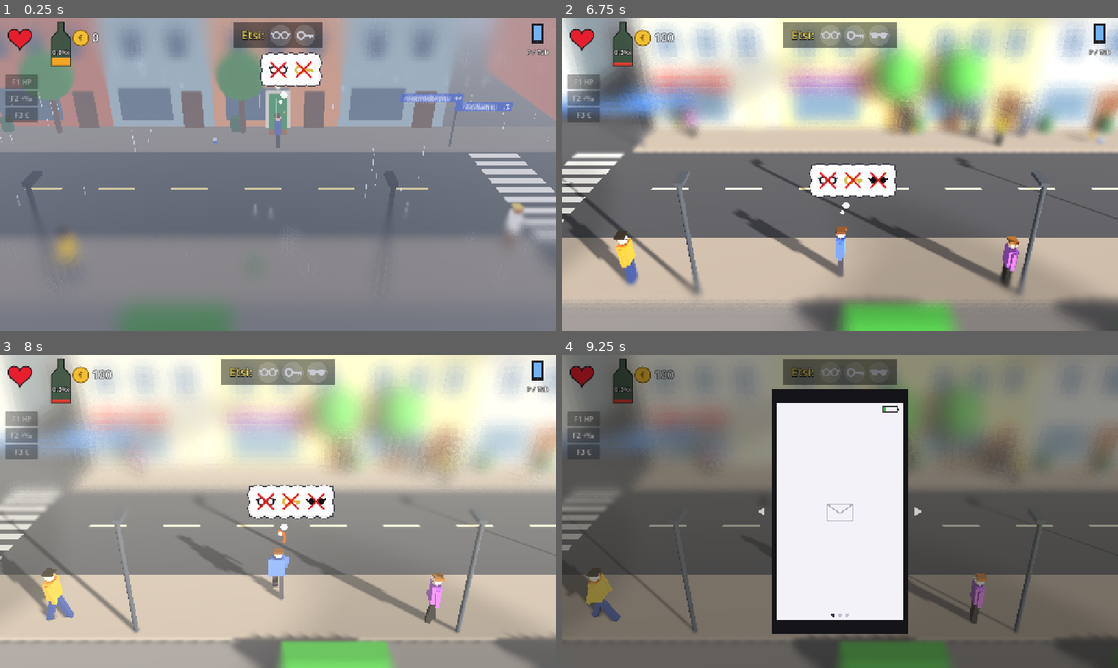
Above: before the commit, frames 1-4 (two rows, left to right).
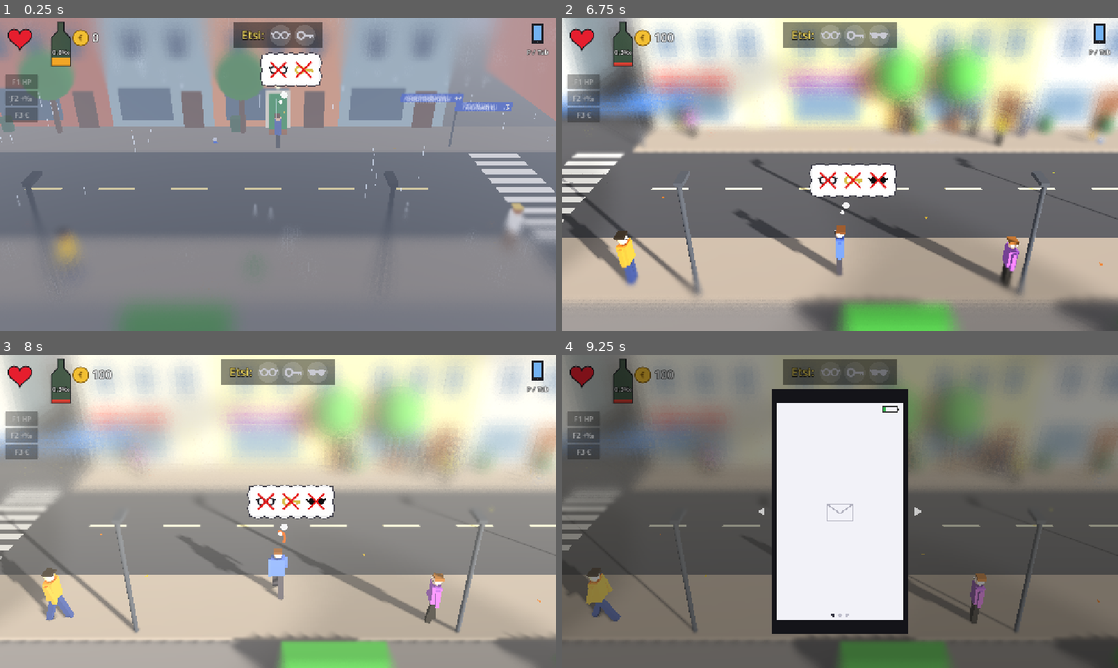
Above: after the commit, the same moments.

Repository: Ecculi/GoodMorningMoonshine
Game: Godot game, scene res://scenes/main.tscn
Two runs of this game, one before a commit and one after it. Both use one fixed random seed, a clock stepped at 60 frames per second and the inputs below.
Inputs (mouse positions are in pixels of both pictures, inside the frame that each line leads up to):
- Up to frame 1 (0.25 s): no input
- Up to frame 2 (6.75 s): click "F1 HP" at 0.5 s; click "F2 +‰" at 1.25 s; click "F3 €" at 2 s; tap Enter at 2.75, 5.85, 6.5 s; move the mouse to (812, 237) at 2.77 s; hold Up (move_up) 2.78-3.5 s; hold Space (action) 2.78-3.5 s; click (812, 237) at 2.92 s; drag from (1006, 221) to (812, 237) at 3.52 s; tap Space (action) at 4.25 s; move the mouse to (673, 127) at 4.27 s; hold Left (move_left) 4.28-5 s; hold Space (action) 4.28-5 s; tap P (phone) at 4.35 s; drag from (867, 174) to (673, 127) at 5.02 s; move the mouse to (756, 96) at 5.77 s; hold Down (move_down) 5.78-6.5 s; hold Space (action) 5.78-6.5 s; drag from (962, 158) to (756, 96) at 6.52 s
- Up to frame 3 (8 s): move the mouse to (166, 527) at 7.27 s; hold Up (move_up) from 7.28 s (still down); hold Space (action) from 7.28 s (still down); click (166, 527) at 7.42 s
- Up to frame 4 (9.25 s): release Up (move_up) at 8 s; release Space (action) at 8 s; drag from (895, 442) to (728, 527) at 8.02 s; move the mouse to (812, 574) at 8.77 s; hold Right (move_right) from 8.78 s (still down); hold Space (action) from 8.78 s (still down); tap P (phone) at 8.85 s

The runs differ from the first frame. In frame 1, less than 0.1% of the frame differs, in the area x 23-100%, y 36-42%; in frame 2, less than 0.1%, in the area x 18-98%, y 49-83%; in frame 3, less than 0.1%; in frame 4, less than 0.1%.

Commit message:
Hangover vs cold shakes, held-item hint, thrown hits knock out, wind-blown leaves
- Hangover shakes: slow uneven tremor with jerks and a pale green face;
  strength from yesterday's peak per mille. Cold: fast fine shivering,
  arms hugging the body, bluish face, breath puffs.
- Picking something up shows for 5 s what the button does with it.
- A thrown bottle (60 %) or full energy can (40 %) knocks a person out
  for 3-5 s; they get up angry.
- Leaves blown by gusty wind: skitter on the ground, lift in strong
  gusts, fall with a pendulum swing, small heaps whirl up together.
  Wet and heavy in rain, none under snow.

Co-Authored-By: Claude Opus 5.5 <noreply@anthropic.com>
Claude-Session: https://claude.ai/code/session_014p1PeeGbmYxJmsVU4HYhz4

Diff:
--- a/localization/strings.csv
+++ b/localization/strings.csv
@@ -18,3 +18,10 @@
 HICCUP,hik!
 SLEEP_TIRED,Nukahti väsymykseen
 SLEEP_FELL,Kaatui ja jäi siihen nukkumaan
+HINT_KEY,Välilyönti
+HINT_KEY_TOUCH,Iso nappi
+HINT_HOLD,Pidä pohjassa
+ACT_PUNCH,lyö
+ACT_DRINK,juo
+ACT_EAT,syö
+ACT_THROW,heitä
--- a/scripts/game_state.gd
+++ b/scripts/game_state.gd
@@ -24,6 +24,10 @@
 const PROMILLE_DECAY := 0.0135
 const RUN_DECAY_MULT := 1.6
 const DRINK_AMOUNT := 0.4
+## Highest per mille today and yesterday: yesterday's peak sets how bad
+## the hangover shakes are. The first morning follows a big night.
+var today_max := PROMILLE_START
+var yesterday_max := 2.2
 ## Health per 1.0 per mille drunk (beer +7, spirits +18).
 const DRINK_HEALTH := 30.0
 ## Share of damage that being drunk numbs away at 2.0 per mille and above.
@@ -247,6 +251,16 @@
 	return CHARGE_TIME_SCALE if charging and focus_t <= 0.0 else 1.0
 
 
+## Hangover shakes 0..1: only below the hangover limit, stronger the
+## bigger yesterday's peak was and the soberer you are now.
+func hangover_shake() -> float:
+	if promille >= PROMILLE_HANGOVER:
+		return 0.0
+	var peak := clampf((yesterday_max - 0.8) / 2.4, 0.15, 1.0)
+	var sober := clampf((PROMILLE_HANGOVER - promille) / PROMILLE_HANGOVER, 0.0, 1.0)
+	return peak * lerpf(0.5, 1.0, sober)
+
+
 func caffeinate(awake: float) -> void:
 	tired = maxf(0.0, tired - awake)
 	caffeine += 1.0
@@ -259,6 +273,7 @@
 	if hunger >= HUNGER_EMPTY_STOMACH:
 		amount *= 1.4
 	promille += amount
+	today_max = maxf(today_max, promille)
 	# A drink brings health back too (more from stronger stuff).
 	health = minf(100.0, health + amount * DRINK_HEALTH)
 	return amount
@@ -359,6 +374,8 @@
 func new_game() -> void:
 	day = 1
 	promille = PROMILLE_START
+	today_max = PROMILLE_START
+	yesterday_max = 2.2
 	health = 100.0
 	money = 0
 	confiscated = -1
@@ -392,6 +409,7 @@
 ## A short or bad sleep leaves more alcohol in the blood and heals less.
 func new_day() -> void:
 	var at_sleep := promille
+	yesterday_max = maxf(today_max, at_sleep)
 	day += 1
 	match sleep_place:
 		"home":
@@ -426,6 +444,7 @@
 	cold = {"home": 10.0, "friend": 15.0, "jail": 30.0}.get(sleep_place, 50.0)
 	# Sleeping always burns alcohol and makes you hungry.
 	promille = maxf(minf(promille, at_sleep - SLEEP_MIN_DROP), MORNING_MIN_PROMILLE)
+	today_max = promille
 	var cold_night := sleep_place == "street" or sleep_place == "basement" or sleep_place == "stairs"
 	hunger = minf(100.0, hunger + HUNGER_SLEEP + (8.0 if cold_night else 0.0))
 	clock_min = DAY_START_MIN
--- a/scripts/hud.gd
+++ b/scripts/hud.gd
@@ -167,6 +167,7 @@
 	_draw_coin(Vector2(186, 46), GameState.money, font)
 	_draw_phone_icon(vs, font)
 	_draw_charge()
+	_draw_hand_hint(font)
 	_draw_head_heart(delta_draw())
 	_draw_arrest()
 	_draw_lost_list(vs)
@@ -265,6 +266,27 @@
 	draw_arc(sp, 34.0, 0, TAU, 40, Color(0, 0, 0, 0.35), 7.0, true)
 	var col := Color(0.25, 0.45, 1.0) if int(Time.get_ticks_msec() / 150) % 2 == 0 else Color(1.0, 0.25, 0.25)
 	draw_arc(sp, 34.0, -PI * 0.5, -PI * 0.5 + TAU * main.arrest, 40, col, 7.0, true)
+
+
+## Held item: what a short press and a hold do, above the head for a few
+## seconds after picking it up.
+func _draw_hand_hint(font: Font) -> void:
+	if main == null or main.player == null or mode != "" or GameState.modal != "":
+		return
+	var pl = main.player
+	if pl.hand_item == null or pl.hand_hint_t <= 0.0 or pl.is_aiming():
+		return
+	var p: Vector3 = pl.global_position + Vector3(0, 2.75, 0)
+	if main.camera.is_position_behind(p):
+		return
+	var sp: Vector2 = main.camera.unproject_position(p)
+	var a := clampf(pl.hand_hint_t, 0.0, 1.0)
+	var key := tr("HINT_KEY_TOUCH") if DisplayServer.is_touchscreen_available() else tr("HINT_KEY")
+	var lines := ["%s: %s" % [key, tr(pl.hand_short_action_key())], "%s: %s" % [tr("HINT_HOLD"), tr("ACT_THROW")]]
+	for i in lines.size():
+		var pos := sp + Vector2(-150, -22 + i * 22)
+		draw_string_outline(font, pos, lines[i], HORIZONTAL_ALIGNMENT_CENTER, 300, 17, 5, Color(0, 0, 0, a))
+		draw_string(font, pos, lines[i], HORIZONTAL_ALIGNMENT_CENTER, 300, 17, Color(1, 1, 1, a))
 
 
 func delta_draw() -> float:
--- /dev/null
+++ b/scripts/leaves.gd
@@ -0,0 +1,302 @@
+extends Node3D
+## Leaves blown about by the wind in the current block.
+##
+## - The wind has a slowly changing base along the street plus gusts that
+##   build up and die away.
+## - Leaves lying on the ground skitter along when the wind picks up and
+##   lift off in a strong gust.
+## - Airborne leaves fall slowly with the classic "falling leaf" swing:
+##   side to side like a pendulum, slowing at each end of the swing and
+##   tilting with it, and tumble in strong wind.
+## - Now and then a gust lifts a small heap of leaves together and swirls
+##   it along.
+## Leaves move only while game time runs (GameState.world_dt). Rain makes
+## them wet and heavy; under snow there are none.
+
+const CityMap = preload("res://scripts/city_map.gd")
+
+const X_MIN := -27.0
+const X_MAX := 27.0
+const Z_MIN := -7.8
+const Z_MAX := 5.6
+const GROUND_LEAVES := 26
+const SIDEWALK_Y := 0.12
+const GRAVITY := 9.8
+## Air drag: horizontal (leaves follow the wind quickly) and vertical
+## (keeps the fall slow, about 1 m/s).
+const DRAG_H := 2.2
+const DRAG_V := 7.5
+const COLORS := [Color(0.85, 0.55, 0.12), Color(0.75, 0.3, 0.1), Color(0.92, 0.75, 0.2),
+	Color(0.55, 0.32, 0.12), Color(0.68, 0.18, 0.08), Color(0.6, 0.55, 0.2)]
+
+var seg := Vector3i.ZERO
+var _leaves: Array = []
+var _rng := RandomNumberGenerator.new()
+var _t := 0.0
+## Base wind along the street (m/s), drifting slowly.
+var _base := 1.0
+var _base_target := 1.0
+var _base_cd := 0.0
+## Current gust: strength (m/s) and its life.
+var _gust := 0.0
+var _gust_peak := 0.0
+var _gust_t := 0.0
+var _gust_len := 0.0
+var _gust_cd := 4.0
+var _wet := false
+## No leaves at all (snow).
+var _off := false
+
+
+func setup(segment: Vector3i, weather: String) -> void:
+	seg = segment
+	_rng.seed = CityMap.seed_of(seg) ^ hash(GameState.day)
+	if weather == "snow":
+		_off = true  # covered by snow
+		return
+	_wet = weather == "rain"
+	_base = _rng.randf_range(-1.5, 1.5)
+	_base_target = _base
+	for i in GROUND_LEAVES:
+		var p := Vector3(_rng.randf_range(X_MIN, X_MAX), 0.0, _rng.randf_range(Z_MIN, Z_MAX))
+		# Leaves gather by the walls and the curbs.
+		if _rng.randf() < 0.5:
+			p.z = [-7.7, -5.1, 2.6, 5.5][_rng.randi() % 4] + _rng.randf_range(-0.15, 0.15)
+		p.y = _ground_y(p)
+		_add_leaf(p, false)
+
+
+func _add_leaf(p: Vector3, airborne: bool, vel := Vector3.ZERO) -> Dictionary:
+	var mi := MeshInstance3D.new()
+	var qm := QuadMesh.new()
+	var s := _rng.randf_range(0.08, 0.14)
+	qm.size = Vector2(s, s * 0.75)
+	mi.mesh = qm
+	var m := StandardMaterial3D.new()
+	var c: Color = COLORS[_rng.randi() % COLORS.size()]
+	if _wet:
+		c = c.darkened(0.3)
+	m.albedo_color = c.lerp(Color(0.5, 0.35, 0.15), _rng.randf_range(0.0, 0.3))
+	m.cull_mode = BaseMaterial3D.CULL_DISABLED
+	m.roughness = 0.9
+	mi.material_override = m
+	add_child(mi)
+	var lf := {
+		"mi": mi, "pos": p, "vel": vel, "air": airborne,
+		"yaw": _rng.randf_range(0.0, TAU),
+		"pitch": 0.0, "roll": 0.0,
+		# Swing (falling-leaf pendulum).
+		"phase": _rng.randf_range(0.0, TAU),
+		"freq": _rng.randf_range(2.2, 3.6),
+		"amp": _rng.randf_range(0.5, 1.1),
+		"swing": Vector2.from_angle(_rng.randf_range(0.0, TAU)),
+		"spin": _rng.randf_range(-3.0, 3.0),
+		# Wind speed it takes to move / lift this leaf (heavier when wet).
+		"slide_at": _rng.randf_range(1.8, 3.0) * (2.0 if _wet else 1.0),
+		"lift_at": _rng.randf_range(4.0, 6.0) * (2.0 if _wet else 1.0),
+		# Swirl around the centre of a blown heap.
+		"swirl": Vector3.ZERO, "swirl_t": 0.0,
+	}
+	_leaves.append(lf)
+	_apply(lf)
+	return lf
+
+
+func _ground_y(p: Vector3) -> float:
+	var ax := absf(p.x)
+	var far := p.z < -5.0
+	var near := p.z > 2.5 and p.z < 5.8
+	if not far and not near:
+		return 0.0
+	if ax < 16.0 or ax > 23.0:
+		return SIDEWALK_Y
+	# In a crossing the sidewalk is there only where the crossing street ends.
+	if far and not CityMap.can_turn(seg, p.x > 0.0, true):
+		return SIDEWALK_Y
+	if near and not CityMap.can_turn(seg, p.x > 0.0, false):
+		return SIDEWALK_Y
+	return 0.0
+
+
+## Wind at a point: base + gust, with a little variation along the street
+## so neighbouring leaves don't move in lockstep.
+func _wind(p: Vector3) -> Vector3:
+	var w := _base + _gust
+	var wobble := sin(_t * 0.7 + p.x * 0.35) * 0.4 + sin(_t * 1.9 + p.z * 0.8) * 0.25
+	var side := sin(_t * 0.5 + p.x * 0.2) * 0.35 * absf(w)
+	return Vector3(w * (1.0 + wobble * 0.3) + wobble, 0.0, side)
+
+
+func _process(_delta: float) -> void:
+	var dt: float = GameState.world_dt
+	if dt <= 0.0 or _off:
+		return
+	dt = minf(dt, 0.05)
+	_t += dt
+	_update_wind(dt)
+	for lf in _leaves:
+		if lf["air"]:
+			_fly(lf, dt)
+		else:
+			_on_ground(lf, dt)
+		_wrap(lf)
+		_apply(lf)
+
+
+func _update_wind(dt: float) -> void:
+	_base_cd -= dt
+	if _base_cd <= 0.0:
+		_base_cd = _rng.randf_range(6.0, 14.0)
+		# Mostly keeps its direction, sometimes turns.
+		var dir := signf(_base_target) if _rng.randf() < 0.8 else -signf(_base_target)
+		if dir == 0.0:
+			dir = 1.0
+		_base_target = dir * _rng.randf_range(0.3, 2.0)
+	_base = move_toward(_base, _base_target, dt * 0.25)
+	if _gust_len > 0.0:
+		# Rise quickly (first quarter), fade out slowly.
+		_gust_t += dt
+		var k := _gust_t / _gust_len
+		var env := k / 0.25 if k < 0.25 else 1.0 - (k - 0.25) / 0.75
+		_gust = signf(_base if _base != 0.0 else 1.0) * _gust_peak * clampf(env, 0.0, 1.0)
+		if _gust_t >= _gust_len:
+			_gust_len = 0.0
+			_gust = 0.0
+	else:
+		_gust_cd -= dt
+		if _gust_cd <= 0.0:
+			_gust_cd = _rng.randf_range(5.0, 12.0)
+			_gust_len = _rng.randf_range(2.0, 4.0)
+			_gust_t = 0.0
+			_gust_peak = _rng.randf_range(3.0, 7.5)
+			if not _wet and _rng.randf() < 0.45:
+				_blow_heap()
+
+
+## A small heap of leaves whirled up together by a gust, coming in from
+## the upwind side of the view or rising from the ground.
+func _blow_heap() -> void:
+	var up := signf(_base if _base != 0.0 else 1.0)
+	var cam_x: float = 0.0
+	var main = get_parent().get_parent() if get_parent() != null else null
+	if main != null and main.get("player") != null:
+		cam_x = main.player.position.x
+	var c := Vector3(clampf(cam_x - up * _rng.randf_range(6.0, 11.0), X_MIN, X_MAX), 0.0,
+		[-7.4, -5.3, 2.8, 5.2][_rng.randi() % 4])
+	c.y = _ground_y(c)
+	var n := _rng.randi_range(5, 9)
+	var swirl_dir := 1.0 if _rng.randf() < 0.5 else -1.0
+	for i in n:
+		var p := c + Vector3(_rng.randf_range(-0.35, 0.35), _rng.randf_range(0.0, 0.25), _rng.randf_range(-0.3, 0.3))
+		var v := Vector3(up * _rng.randf_range(1.5, 3.0), _rng.randf_range(2.0, 3.5), _rng.randf_range(-0.4, 0.4))
+		var lf := _add_leaf(p, true, v)
+		lf["swirl"] = c
+		lf["swirl_t"] = _rng.randf_range(1.5, 2.5) * swirl_dir
+	# Don't let leaves pile up forever: drop the oldest ground ones.
+	while _leaves.size() > GROUND_LEAVES + 24:
+		var old: Dictionary = _leaves.pop_front()
+		old["mi"].queue_free()
+
+
+func _fly(lf: Dictionary, dt: float) -> void:
+	var p: Vector3 = lf["pos"]
+	var v: Vector3 = lf["vel"]
+	var w := _wind(p)
+	var wind_speed := absf(w.x)
+	# Pendulum swing: horizontal velocity along the swing direction, the
+	# fall speeds up through the middle of the swing and slows at the ends.
+	lf["phase"] += dt * lf["freq"]
+	var osc := sin(lf["phase"])
+	var amp: float = lf["amp"] / (1.0 + wind_speed * 0.25)
+	var sw: Vector2 = lf["swing"]
+	var swing_v := Vector3(sw.x, 0.0, sw.y) * osc * amp
+	var target := w + swing_v
+	# Drag towards the wind (and the swing), gravity against vertical drag.
+	v.x += (target.x - v.x) * DRAG_H * dt
+	v.z += (target.z - v.z) * DRAG_H * dt
+	var fall := -GRAVITY / DRAG_V * (0.55 + 0.6 * absf(cos(lf["phase"])))
+	# Gusts lift a little (updraft at the front of a gust).
+	fall += clampf(_gust * 0.08, 0.0, 0.6) * (1.0 if _gust_t < _gust_len * 0.3 else 0.0)
+	v.y += (fall - v.y) * DRAG_V * dt * 0.5
+	# A blown heap swirls around its centre for a moment.
+	var st: float = lf["swirl_t"]
+	if absf(st) > 0.0:
+		var c: Vector3 = lf["swirl"]
+		c.x += w.x * dt
+		lf["swirl"] = c
+		var r := Vector2(p.x - c.x, p.z - c.z)
+		var tang := Vector2(-r.y, r.x).normalized() * signf(st) * 1.6
+		v.x += tang.x * dt * 3.0
+		v.z += tang.y * dt * 3.0
+		st = move_toward(st, 0.0, dt)
+		lf["swirl_t"] = st
+	p += v * dt
+	# Tilt with the swing; tumble when the wind is strong.
+	lf["roll"] = osc * 0.9
+	lf["pitch"] += dt * lf["spin"] * (0.4 + wind_speed * 0.5)
+	lf["yaw"] += dt * lf["spin"] * 0.3
+	var gy := _ground_y(p)
+	if p.y <= gy + 0.005:
+		p.y = gy + 0.005
+		lf["air"] = false
+		v = Vector3.ZERO
+		# Lands flat, mostly face up.
+		lf["pitch"] = 0.0
+		lf["roll"] = 0.0
+		lf["swirl_t"] = 0.0
+	lf["pos"] = p
+	lf["vel"] = v
+
+
+func _on_ground(lf: Dictionary, dt: float) -> void:
+	var p: Vector3 = lf["pos"]
+	var v: Vector3 = lf["vel"]
+	var w := _wind(p)
+	var ws := w.length()
+	var slide_at: float = lf["slide_at"]
+	var lift_at: float = lf["lift_at"]
+	if ws > slide_at:
+		# Skitter along the ground in jerks, now and then flipping over.
+		var push := (ws - slide_at) * 0.45
+		v.x += (w.normalized().x * push - v.x) * 3.0 * dt
+		v.z += (w.normalized().z * push * 0.5 - v.z) * 3.0 * dt
+		if _rng.randf() < dt * 1.5:
+			v.x *= 1.8
+			lf["yaw"] += _rng.randf_range(-0.6, 0.6)
+		if _rng.randf() < dt * 0.8:
+			lf["roll"] = PI if lf["roll"] == 0.0 else 0.0  # flips
+		if ws > lift_at and _rng.randf() < dt * 1.2:
+			lf["air"] = true
+			v.y = _rng.randf_range(1.2, 2.8)
+			lf["phase"] = _rng.randf_range(0.0, TAU)
+	else:
+		v = v.move_toward(Vector3.ZERO, 4.0 * dt)
+	p.x += v.x * dt
+	p.z = clampf(p.z + v.z * dt, Z_MIN, Z_MAX)
+	# Over the curb: up onto the sidewalk or down onto the street.
+	p.y = _ground_y(p) + 0.005
+	lf["pos"] = p
+	lf["vel"] = v
+
+
+## Leaves blown out of the area come back from the upwind side, in the air.
+func _wrap(lf: Dictionary) -> void:
+	var p: Vector3 = lf["pos"]
+	if p.x > X_MAX or p.x < X_MIN:
+		var from_left := p.x > X_MAX
+		p.x = X_MIN + 0.5 if from_left else X_MAX - 0.5
+		p.z = _rng.randf_range(Z_MIN, Z_MAX)
+		p.y = _rng.randf_range(1.0, 3.5)
+		lf["air"] = true
+		lf["vel"] = Vector3(_wind(p).x, 0.0, 0.0)
+	p.z = clampf(p.z, Z_MIN, Z_MAX)
+	lf["pos"] = p
+
+
+func _apply(lf: Dictionary) -> void:
+	var mi: MeshInstance3D = lf["mi"]
+	mi.position = lf["pos"]
+	# Quad faces +Z: tip it flat (-90° about X), then yaw, swing and tumble.
+	var b := Basis(Vector3.UP, lf["yaw"]) * Basis(Vector3.FORWARD, lf["roll"]) \
+		* Basis(Vector3.RIGHT, lf["pitch"] - PI * 0.5)
+	mi.basis = b
--- a/scripts/main.gd
+++ b/scripts/main.gd
@@ -9,6 +9,7 @@
 const Item = preload("res://scripts/item.gd")
 const Hud = preload("res://scripts/hud.gd")
 const TouchControls = preload("res://scripts/touch_controls.gd")
+const Leaves = preload("res://scripts/leaves.gd")
 const CityMap = preload("res://scripts/city_map.gd")
 const BlockBuilder = preload("res://scripts/block_builder.gd")
 const LostItemNode = preload("res://scripts/lost_item_node.gd")
@@ -237,6 +238,10 @@
 	_cloud_sun_set = false
 	level = BlockBuilder.build(seg, GameState.home_x if seg == GameState.home_seg else INF, GameState.home_type)
 	add_child(level)
+	# Wind-blown leaves on the street.
+	var leaves = Leaves.new()
+	level.add_child(leaves)
+	leaves.setup(seg, GameState.weather)
 	player.position = pos
 	player.facing = facing
 	camera.position.x = clampf(pos.x, -10.0, 10.0)
--- a/scripts/npc.gd
+++ b/scripts/npc.gd
@@ -20,6 +20,13 @@
 ## A knocked-out passer-by lies this long (world time), then gets up and
 ## limps away out of the block. They never just vanish.
 const KO_TIME := 10.0
+## Hit by a hard thrown thing: chance to black out for a moment.
+const DAZE_CHANCE := {Item.Kind.BOTTLE: 0.6, Item.Kind.ENERGY: 0.4}
+const DAZE_TIME_MIN := 3.0
+const DAZE_TIME_MAX := 5.0
+var _ko_time := KO_TIME
+## True while out only briefly (thrown item): gets up and carries on.
+var _dazed := false
 const LEAVE_SPEED := 0.9
 const PICKPOCKET_CHANCE := 0.6
 const POLICE_SPEED := 3.4
@@ -163,7 +170,18 @@
 			if _ragdoll != null:
 				var t: Vector3 = _ragdoll.torso_position()
 				position = Vector3(t.x, 0.0, clampf(t.z, -7.4, 5.2))
-			if _timer > KO_TIME:
+			if _timer > _ko_time and _dazed:
+				# Came round after a thrown hit: back up and angry.
+				_dazed = false
+				_ko_time = KO_TIME
+				_end_ragdoll()
+				if role == "civ":
+					state = S.FIGHT
+					_mark.visible = true
+				else:
+					state = S.WALK
+					notice()
+			elif _timer > _ko_time:
 				if role == "civ":
 					# Face away from the player before rising, then limp off.
 					dir = 1 if position.x >= main.player.position.x else -1
@@ -341,6 +359,20 @@
 func hit_by_item(kind: int) -> void:
 	if state == S.KO:
 		return
+	# Hard things can knock them out for a moment.
+	if randf() < DAZE_CHANCE.get(kind, 0.0):
+		if kind == Item.Kind.BOTTLE:
+			hp -= 1
+		if hp <= 0:
+			take_hit(0, main.player)  # out for good: the usual knockout
+			return
+		var away := signf(position.x - main.player.position.x)
+		_dazed = true
+		_ko_time = randf_range(DAZE_TIME_MIN, DAZE_TIME_MAX)
+		main.popup("*", position + Vector3(0, 1.9, 0), Color(1, 0.9, 0.4))
+		_knock_out(Vector3(away * 2.0, 1.2, 0))
+		main.report_crime(position, false)
+		return
 	match kind:
 		Item.Kind.BOTTLE:
 			take_hit(1, main.player)
--- a/scripts/person_model.gd
+++ b/scripts/person_model.gd
@@ -34,7 +34,7 @@
 	leg_l = _limb(Vector3(0, 0.9, -0.1), Vector3(0.17, 0.88, 0.17), pants)
 	leg_r = _limb(Vector3(0, 0.9, 0.1), Vector3(0.17, 0.88, 0.17), pants)
 	_box(Vector3(0, 1.22, 0), Vector3(0.28, 0.64, 0.46), shirt)
-	_sphere(Vector3(0, 1.69, 0), 0.16, skin)
+	_head = _sphere(Vector3(0, 1.69, 0), 0.16, skin)
 	_box(Vector3(-0.03, 1.81, 0), Vector3(0.28, 0.08, 0.32), hair)
 	# Eyes (the face looks towards +X) and eyelids that close when tired.
 	for ez in [-0.065, 0.065]:
@@ -53,6 +53,9 @@
 ## flailing arms, bouncing). Returns the bounce height and backward lean
 ## so the owner can apply them to the whole body.
 var _eyelids: Array = []
+var _head: MeshInstance3D
+## 0..1: arms wrapped round the body against the cold.
+var cold_hug := 0.0
 var silly_bounce := 0.0
 var silly_lean := 0.0
 
@@ -84,6 +87,25 @@
 	else:
 		arm_r.rotation.z = lerpf(s * 0.8, -1.2 * sin(ph) + 0.6, k)
 		forearm_r.rotation.z = 0.15  # a relaxed little bend
+	# Cold: arms pulled in front of the body, hugging it.
+	var hug := cold_hug * (1.0 - k)
+	arm_l.rotation.x = -0.45 * hug
+	arm_l.rotation.z = lerpf(arm_l.rotation.z, 0.55, hug)
+	if _punch_t <= 0.0 and _windup < 0.0 and not _raised:
+		arm_r.rotation.x = 0.45 * hug
+		arm_r.rotation.z = lerpf(arm_r.rotation.z, 0.35, hug)
+		forearm_r.rotation.z = lerpf(forearm_r.rotation.z, 1.2, hug)
+	else:
+		arm_r.rotation.x = 0.0
+
+
+## Face colour: `target` mixed into the skin by `amount` (blue when cold,
+## pale green when hungover).
+func set_face_tint(target: Color, amount: float) -> void:
+	if _head == null:
+		return
+	var m: StandardMaterial3D = _head.material_override
+	m.albedo_color = skin_color.lerp(target, clampf(amount, 0.0, 1.0))
 
 
 ## 0 = eyes open, 1 = closed.
--- a/scripts/player.gd
+++ b/scripts/player.gd
@@ -131,6 +131,7 @@
 func _process(delta: float) -> void:
 	_clock += delta
 	_punch_cooldown = maxf(0.0, _punch_cooldown - delta)
+	hand_hint_t = maxf(0.0, hand_hint_t - delta)
 	# _handle_action sets these again while the button is held.
 	GameState.charging = false
 	model.set_windup(-1.0)
@@ -614,6 +615,9 @@
 ## No hunger meter: when hungry the stomach growls now and then and the
 ## character slumps a little.
 var _growl_t := 0.0
+var _cold_puff_t := 0.0
+var _hang_jerk := 0.0
+var _hang_jerk_cd := 2.0
 var _zzz_t := 0.0
 
 
@@ -651,12 +655,40 @@
 	# Hunger slumps forward; the silly walk leans back and bounces.
 	model.rotation.z = (-0.12 if hungry else 0.0) + model.silly_lean
 	model.position.y = model.silly_bounce + (0.15 if _hic_jolt > 0.0 else 0.0)
-	# Hangover shakes; shivering when cold.
+	# Cold and hangover shake differently:
+	# - cold: fast fine shivering, arms hugging the body, bluish face and
+	#   breath puffs;
+	# - hangover: slower, uneven trembling of the whole body with a jerk
+	#   now and then, pale greenish face. How bad depends on yesterday's
+	#   peak per mille.
 	var shake := 0.0
-	if GameState.promille < GameState.PROMILLE_HANGOVER:
-		shake = 0.025
-	if GameState.cold >= GameState.COLD_SHIVER:
-		shake = maxf(shake, 0.015 + 0.03 * (GameState.cold - GameState.COLD_SHIVER) / 50.0)
+	var rt := Time.get_ticks_msec() / 1000.0
+	var cold_k := clampf((GameState.cold - GameState.COLD_SHIVER) / 50.0, 0.0, 1.0)
+	if GameState.cold < GameState.COLD_SHIVER:
+		cold_k = 0.0
+	model.cold_hug = move_toward(model.cold_hug, 1.0 if cold_k > 0.0 else 0.0, get_process_delta_time() * 3.0)
+	if cold_k > 0.0:
+		shake = 0.012 + 0.02 * cold_k
+		_cold_puff_t += GameState.world_dt
+		if _cold_puff_t > 2.2:
+			_cold_puff_t = 0.0
+			main.popup_icon(main.breath_texture(), position + Vector3(0.3 * facing, 1.72, 0.3))
+	var hang := GameState.hangover_shake()
+	if hang > 0.0:
+		# Uneven tremor (two mixed frequencies) and occasional jerks.
+		var tremor := (sin(rt * 8.3) * 0.6 + sin(rt * 13.1 + 1.7) * 0.4) * 0.045 * hang
+		_hang_jerk_cd -= get_process_delta_time()
+		if _hang_jerk_cd <= 0.0:
+			_hang_jerk_cd = randf_range(1.5, 4.0) / maxf(hang, 0.3)
+			_hang_jerk = 0.12 * hang
+		_hang_jerk = move_toward(_hang_jerk, 0.0, get_process_delta_time() * 0.6)
+		model.rotation.z += tremor + _hang_jerk * sin(rt * 40.0)
+	if cold_k > 0.0:
+		model.set_face_tint(Color(0.65, 0.78, 1.0), 0.45 * cold_k)
+	elif hang > 0.0:
+		model.set_face_tint(Color(0.78, 0.86, 0.62), 0.5 * hang)
+	else:
+		model.set_face_tint(Color.WHITE, 0.0)
 	if GameState.jitter_t > 0.0:
 		shake = maxf(shake, 0.03)
 	# Tired: eyes close, the body slumps, Zzz now and then.
@@ -911,6 +943,27 @@
 		old.drop_at(Vector3(position.x, 0.0, position.z))
 	it.hold(model.hand)
 	hand_item = it
+	hand_hint_t = HAND_HINT_TIME
+
+
+## After picking something up, a hint above the head tells what the
+## action button does with it (short press / hold).
+const HAND_HINT_TIME := 5.0
+var hand_hint_t := 0.0
+
+
+## Translation key for what a short press does now with the held item.
+func hand_short_action_key() -> String:
+	if hand_item == null:
+		return "ACT_PUNCH"
+	if main.find_npc_in_front(position, facing, PUNCH_RANGE) != null or main.nearest_npc_distance(position) <= 2.5:
+		return "ACT_PUNCH"
+	match hand_item.kind:
+		Item.Kind.BOTTLE, Item.Kind.COFFEE, Item.Kind.ENERGY:
+			return "ACT_DRINK"
+		Item.Kind.FOOD:
+			return "ACT_EAT"
+	return "ACT_PUNCH"
 
 
 func take_hit(dmg: float, from_x: float) -> void:
Not shown, changed: DESIGN.md
